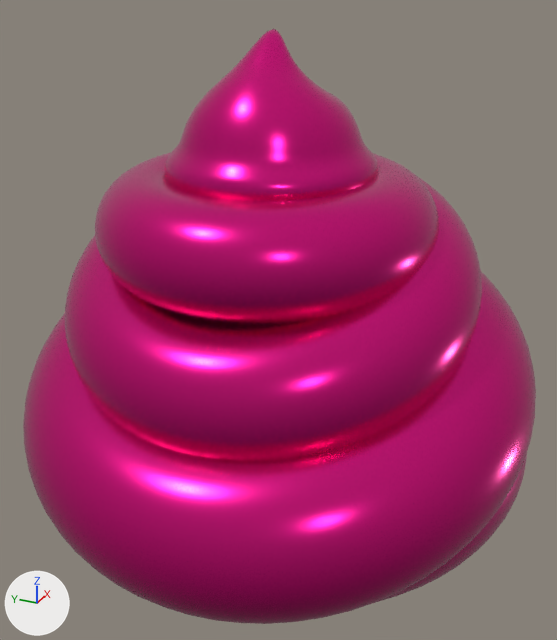
One commit to the glTF model public/poop.glb: the scene before it, then after it.
Camera for both pictures: a camera (50 mm lens) standing at (-2.27, -0.96, 1.85) and looking at (-0.13, 0.0, 0.78). Lighting does not change. The marker at lower left points along +X, +Y and +Z. Where no turn or scale is listed for an object, it has been applied to the vertices.

Script lines for the objects in view, before the commit:
```python
me_poop = bpy.data.meshes.new('Poop')
me_poop.from_pydata(...)  # 17026 vertices, 34048 faces; spans x -0.97..0.84, y -0.85..0.85, z -0.27..1.36
me_poop.materials.append(mat_pooop)  # pink #e7148b
ob_poop = bpy.data.objects.new('Poop', me_poop)
ob_poop.location = (-0.014, 0.0, 0.332)
```
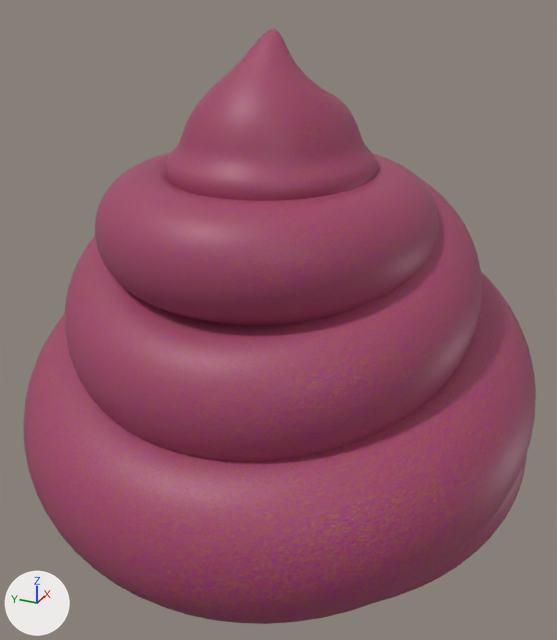
The newer file is also rescaled (x1.338), turned or shifted as a whole; pictures and numbers use the older file's frame.

What changed in the scene script:
```text
Add img_poop:
    img_poop = load_image('Poop', '_unpacked/Poop', 1024, 1024, 'sRGB')
Add mat_material:
    mat_material = principled_material('Material')
    mat_material.texture = img_poop
Change me_poop:
    where me_poop.from_pydata(...)  # 17026 vertices, 34048 faces; spans x -0.97..0.84, y -0.85..0.85, z -0.27..1.36
    remove me_poop.materials.append(mat_pooop)  # pink #e7148b
    add me_poop.materials.append(mat_material)  # picture img_poop
```

What differs and where, as boxes (x1, y1, x2, y2) in the pictures (557 x 640 px):
'Poop', recoloured: (23, 29, 535, 621) in both
